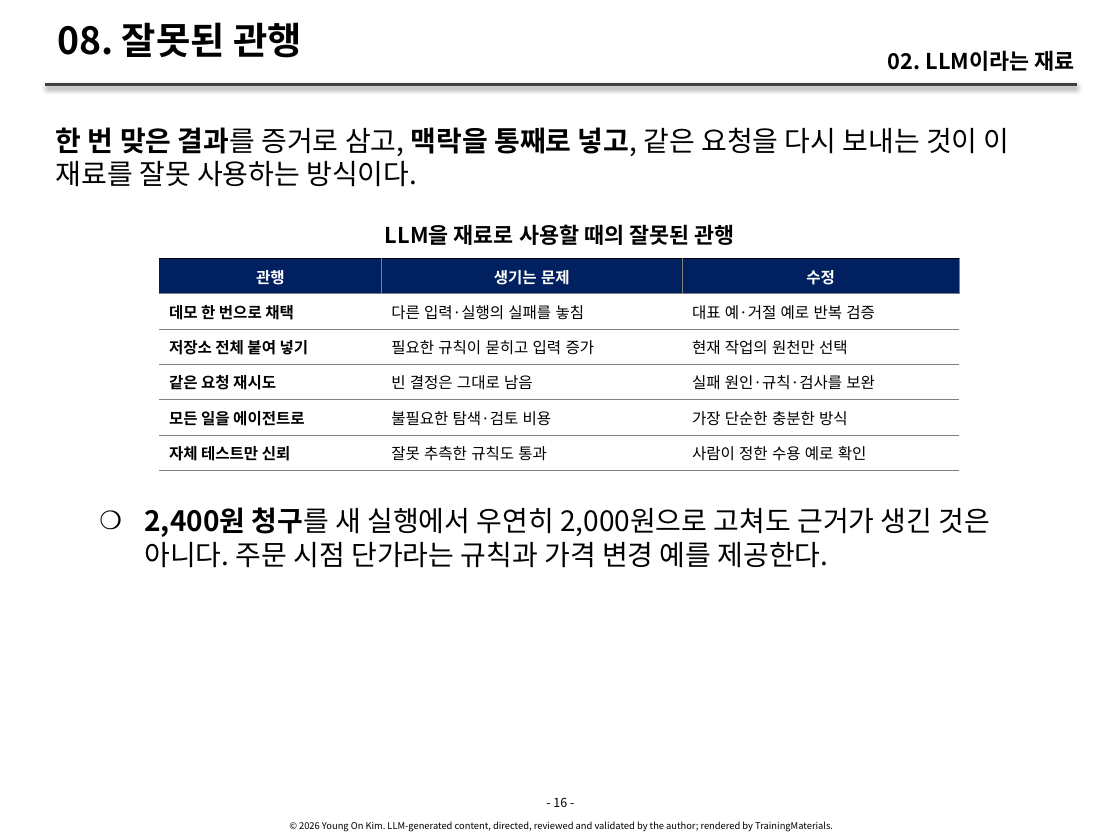
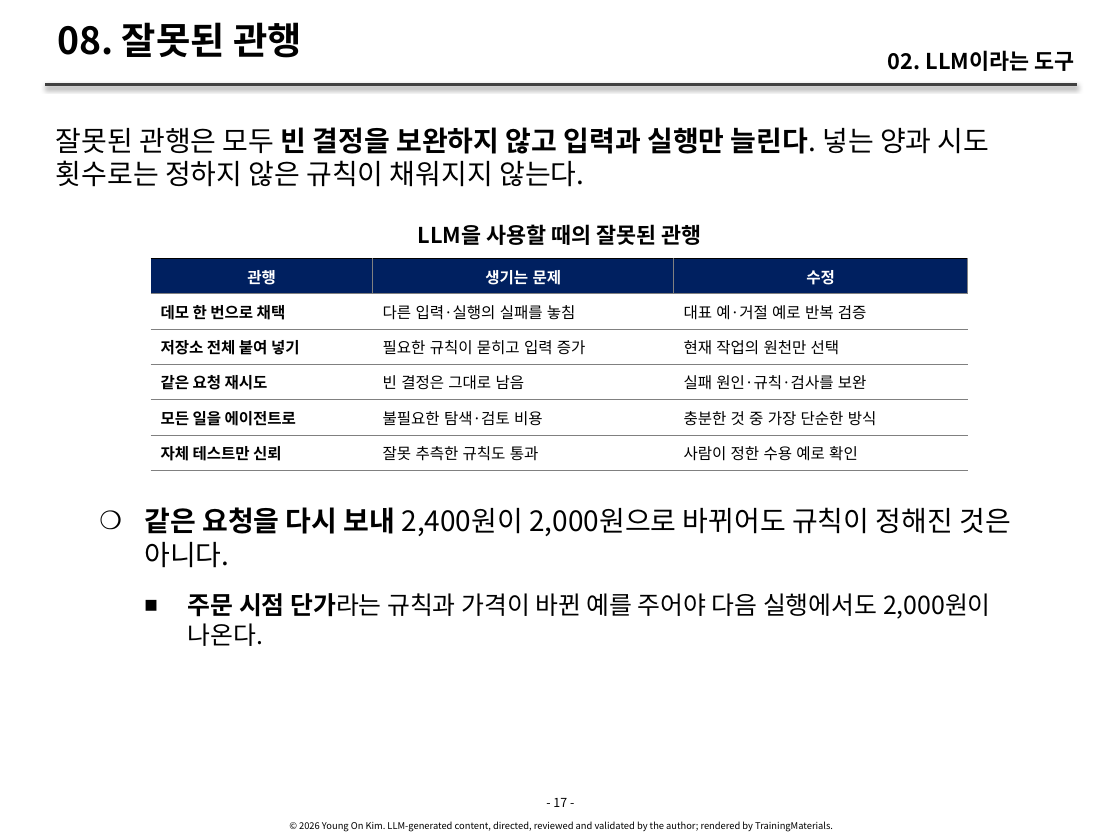
Before and after one commit to YoungSan77/TrainingMaterials, a slide deck: slide 17 of courses/ai-native/sessions/s02.pptx (slide 16 before the commit). Drawn at 1120x840 pixels with LibreOffice and Linux fonts; fonts in the diff are those of the drawing. Boxes give left, top, right and bottom in pixels: in the first picture for what was removed or moved away, otherwise in the second. Text is boxed around its words. In the diff, an @@ line names an element or a change of style, - is before the commit and + after.

```diff
--- a/courses/ai-native/sessions/s02.pptx
+++ b/courses/ai-native/sessions/s02.pptx
@@ text at bbox=[888, 50, 1075, 71]: text changed @@
-02. LLM이라는 재료
+02. LLM이라는 도구
@@ text at bbox=[56, 127, 990, 187]: text changed @@
-한 번 맞은 결과를 증거로 삼고, 맥락을 통째로 넣고, 같은 요청을 다시 보내는 것이 이 재료를 잘못 사용하는 방식이다.
+잘못된 관행은 모두 빈 결정을 보완하지 않고 입력과 실행만 늘린다. 넣는 양과 시도 횟수로는 정하지 않은 규칙이 채워지지 않는다.
@@ text at bbox=[418, 224, 702, 245]: text changed @@
-LLM을 재료로 사용할 때의 잘못된 관행
+LLM을 사용할 때의 잘못된 관행
@@ table at bbox=[151, 259, 968, 734] @@
-row 5, column 3: 가장 단순한 충분한 방식
+row 5, column 3: 충분한 것 중 가장 단순한 방식
@@ table: place and size @@
-table at bbox=[159, 259, 959, 734]
+table at bbox=[151, 259, 968, 734]
@@ text at bbox=[144, 507, 1011, 646]: text changed @@
-    ❍ 2,400원 청구를 새 실행에서 우연히 2,000원으로 고쳐도 근거가 생긴 것은 아니다. 주문 시점 단가라는 규칙과 가격 변경 예를 제공한다.
+    ❍ 같은 요청을 다시 보내 2,400원이 2,000원으로 바뀌어도 규칙이 정해진 것은 아니다.
+      ■ 주문 시점 단가라는 규칙과 가격이 바뀐 예를 주어야 다음 실행에서도 2,000원이 나온다.
@@ text at bbox=[553, 798, 567, 807]: text changed @@
-- 16 -
+- 17 -
```
Also in this commit, not shown: 18 other slides changed, 1 slide added, 17 other files.
